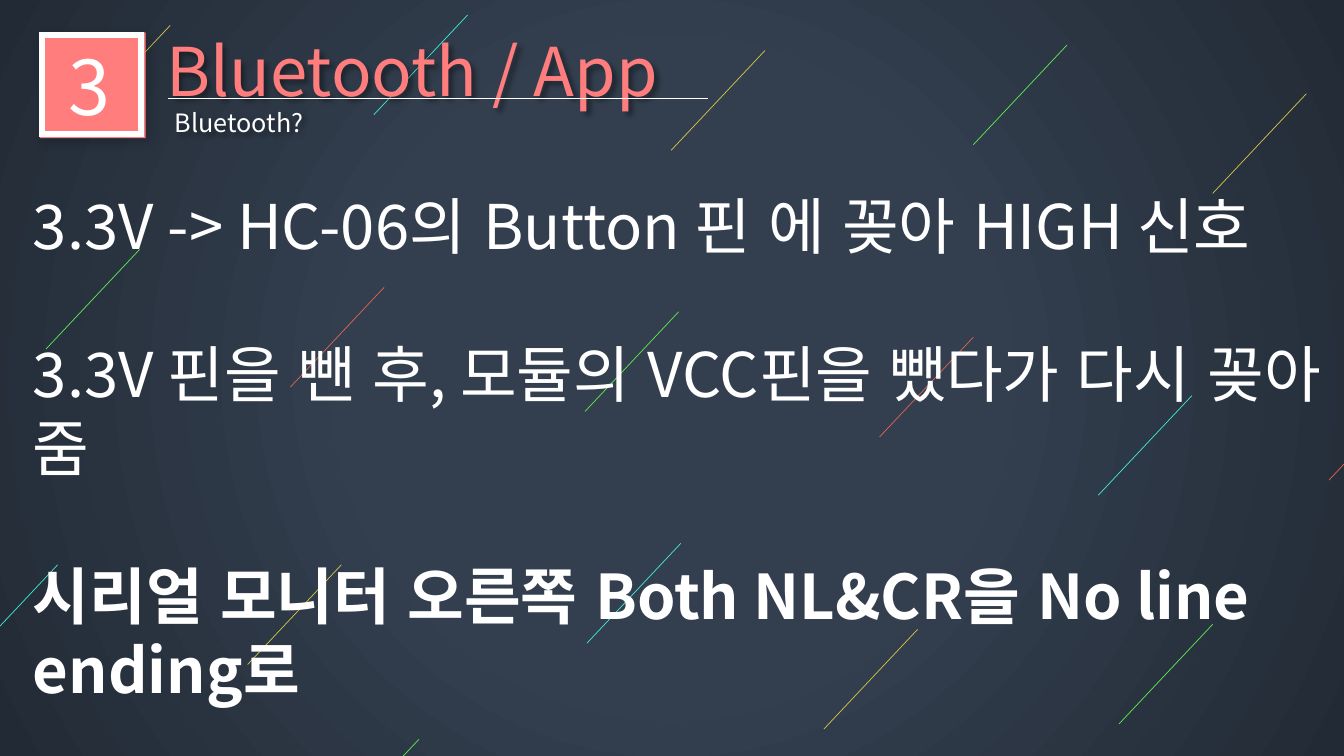
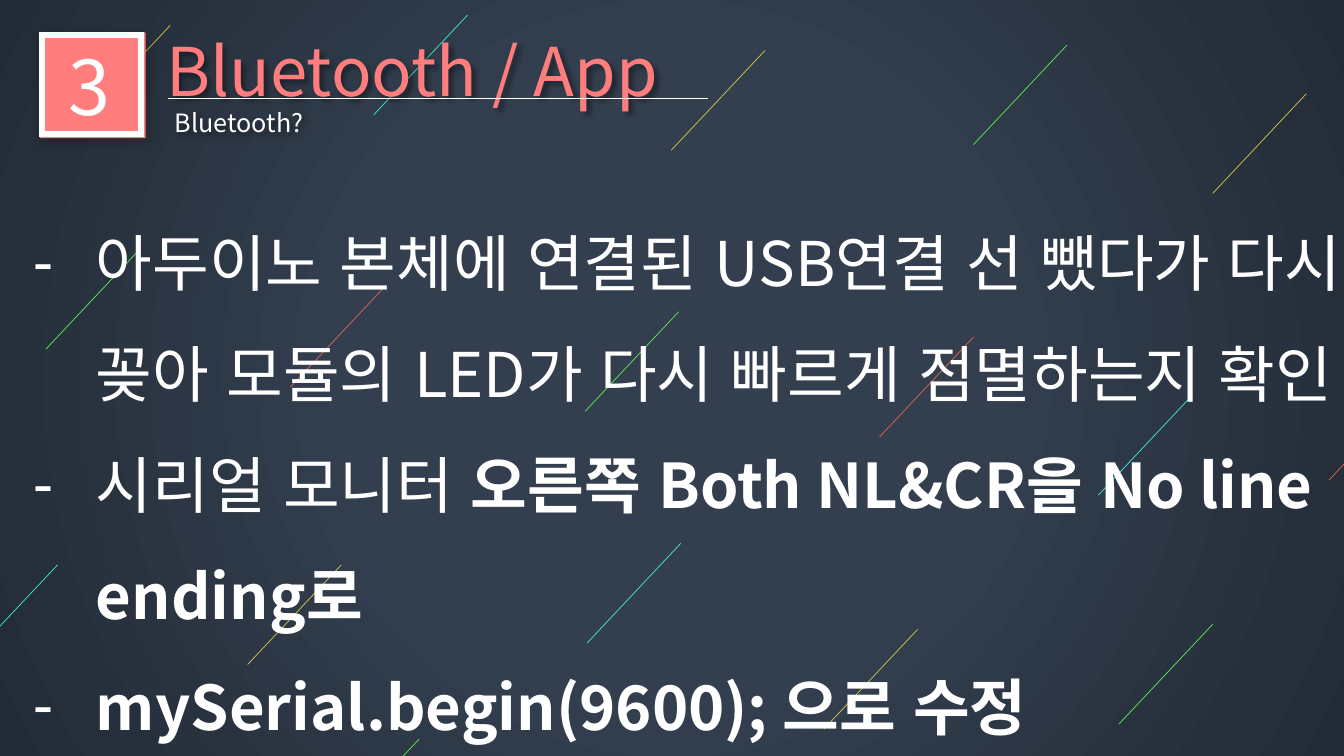
Before and after one commit to I-got-new-RC-car-bro/LecturePlan, a slide deck: slide 20 of lecture_plan/6차시/presentation/6차시 ppt.pptx. Drawn at 1344x756 pixels with LibreOffice and Linux fonts; fonts in the diff are those of the drawing; background and template pictures are left out. Boxes give left, top, right and bottom in pixels: in the first picture for what was removed or moved away, otherwise in the second. Text is boxed around its words. In the diff, an @@ line names an element or a change of style, - is before the commit and + after.

```diff
--- a/lecture_plan/6차시/presentation/6차시 ppt.pptx
+++ b/lecture_plan/6차시/presentation/6차시 ppt.pptx
@@ text at (x1=96, y1=235, x2=1341, y2=413): text changed @@
-3.3V -> HC-06의 Button 핀 에 꽂아 HIGH 신호
-3.3V 핀을 뺀 후, 모듈의 VCC핀을 뺐다가 다시 꽂아 줌
+– 아두이노 본체에 연결된 USB연결 선 뺐다가 다시 꽂아 모듈의 LED가 다시 빠르게 점멸하는지 확인
@@ text at (x1=96, y1=445, x2=1312, y2=746): bold off in "시리얼 모니터"; bold on in "mySerial.begin(9600); 으로 수정"; bullet none to -; line spacing 1 to 1.5 @@
```
Also in this commit, not shown: 4 other slides changed.
